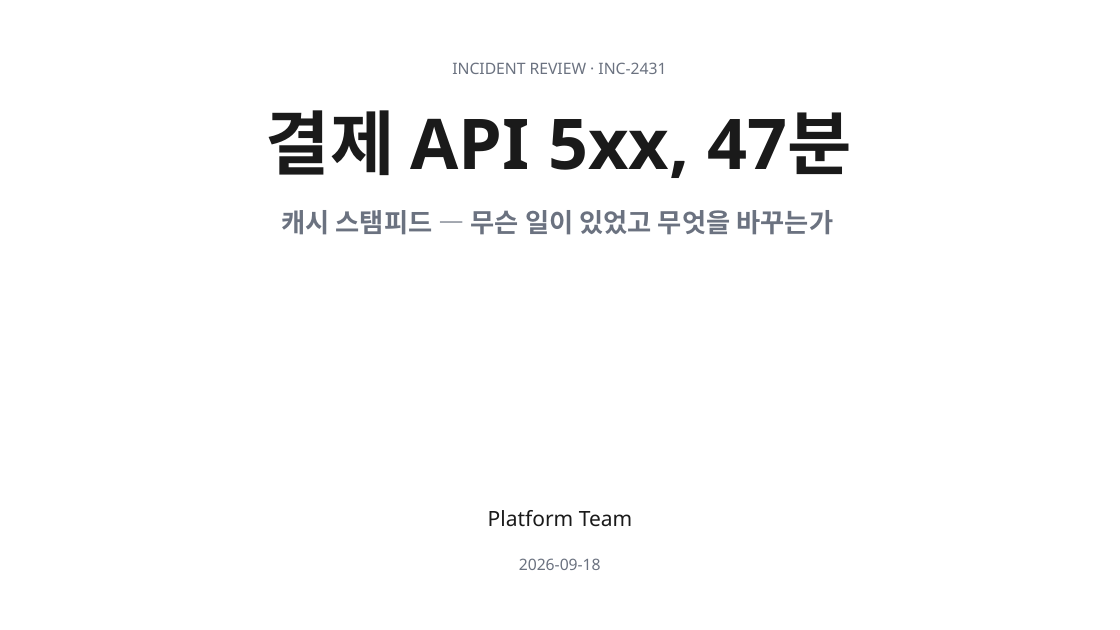
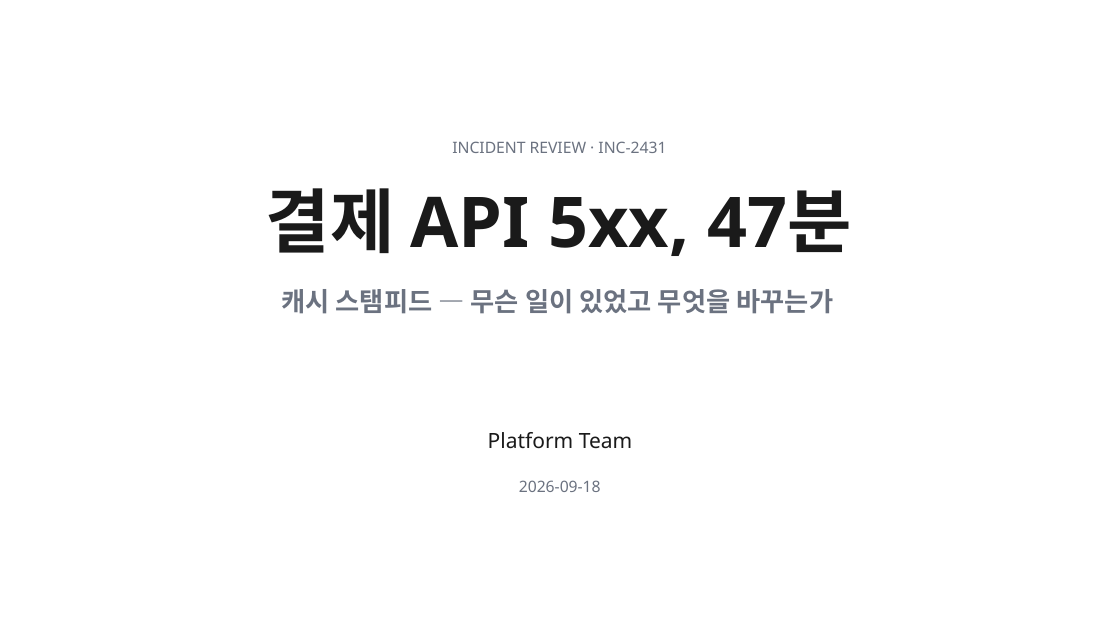
Before and after one commit to k2sebeom/balpyo, a slide deck: slide 1 of examples/showcase/decks/incident-postmortem/inc-2431-장애-회고.pptx. Drawn at 1120x630 pixels with LibreOffice and Linux fonts; fonts in the diff are those of the drawing. Boxes give left, top, right and bottom in pixels: in the first picture for what was removed or moved away, otherwise in the second. Text is boxed around its words. In the diff, an @@ line names an element or a change of style, - is before the commit and + after.

```diff
--- a/examples/showcase/decks/incident-postmortem/inc-2431-장애-회고.pptx
+++ b/examples/showcase/decks/incident-postmortem/inc-2431-장애-회고.pptx
@@ 1 text, 1 title, 1 subtitle: place and size @@
-1 text, 1 title, 1 subtitle at [266, 62, 851, 235]
+1 text, 1 title, 1 subtitle at [266, 141, 851, 314]
@@ text "Platform Team": place and size @@
-text "Platform Team" at [488, 510, 632, 527]
+text "Platform Team" at [488, 432, 632, 449]
@@ text "2026-09-18": place and size @@
-text "2026-09-18" at [519, 558, 601, 570]
+text "2026-09-18" at [519, 480, 601, 492]
```
Also in this commit, not shown: 17 other files.
